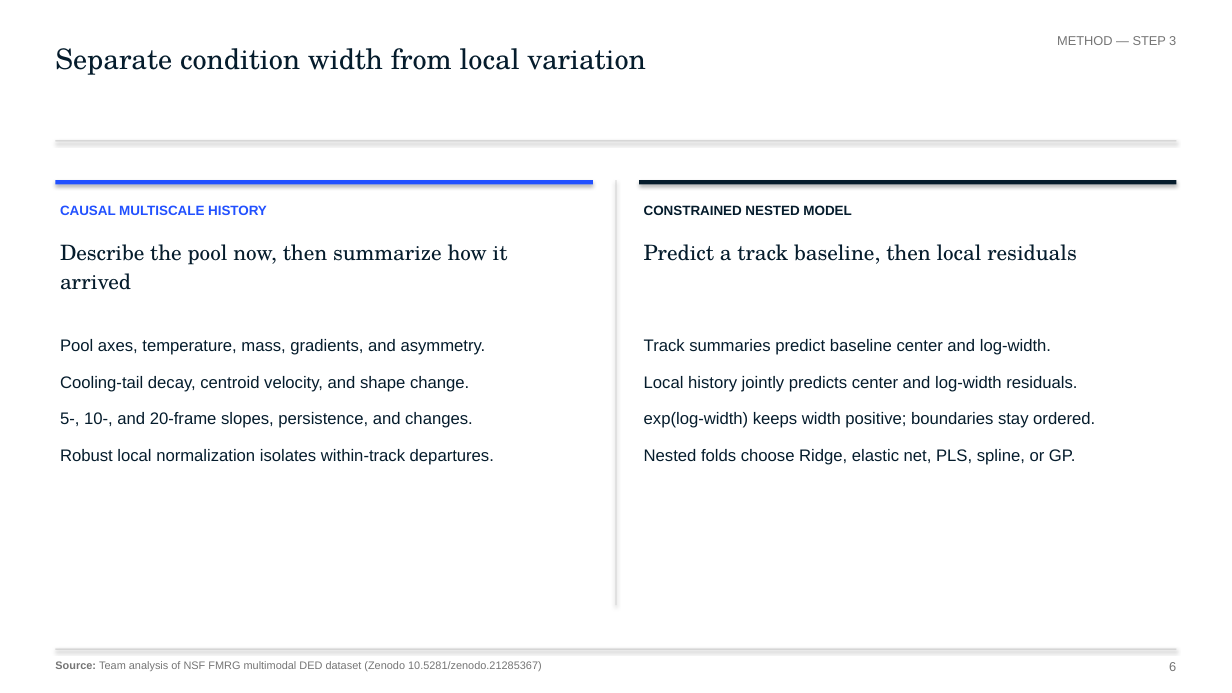
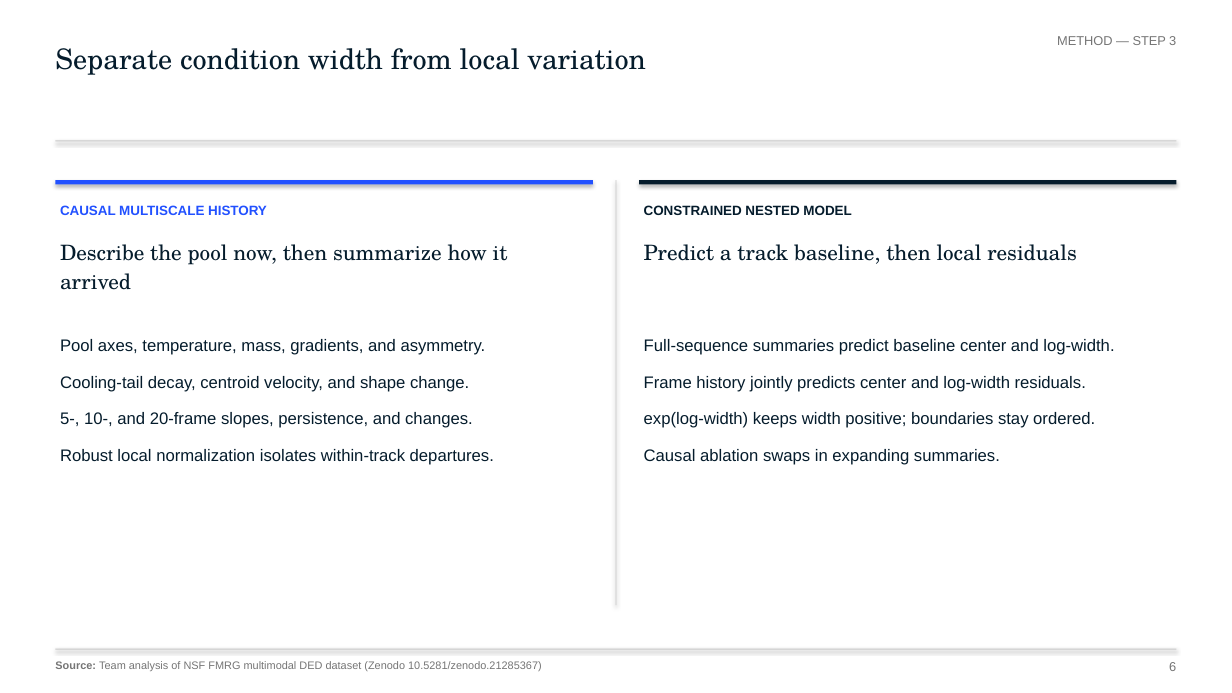
Before and after one commit to alphons3t/nsf-chuds, a slide deck: slide 6 of deliverables/presentation/FMRG_Final_Submission_Audited.pptx. Drawn at 1232x693 pixels with LibreOffice and Linux fonts; fonts in the diff are those of the drawing. Boxes give left, top, right and bottom in pixels: in the first picture for what was removed or moved away, otherwise in the second. Text is boxed around its words. In the diff, an @@ line names an element or a change of style, - is before the commit and + after.

```diff
--- a/deliverables/presentation/FMRG_Final_Submission_Audited.pptx
+++ b/deliverables/presentation/FMRG_Final_Submission_Audited.pptx
@@ text at (x1=644, y1=339, x2=1114, y2=392): text changed @@
-Track summaries predict baseline center and log-width.
-Local history jointly predicts center and log-width residuals.
+Full-sequence summaries predict baseline center and log-width.
+Frame history jointly predicts center and log-width residuals.
@@ text at (x1=644, y1=449, x2=1000, y2=465): text changed @@
-Nested folds choose Ridge, elastic net, PLS, spline, or GP.
+Causal ablation swaps in expanding summaries.
```
Also in this commit, not shown: 9 other slides changed, 34 other files.
